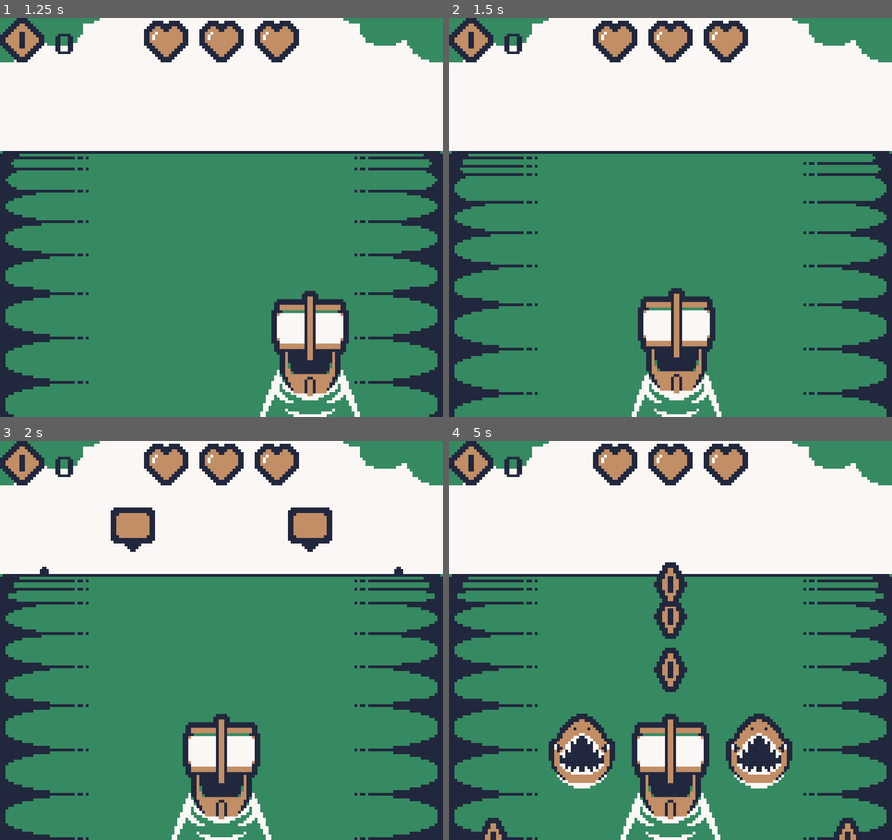
Above: before the commit, frames 1-4 (two rows, left to right).
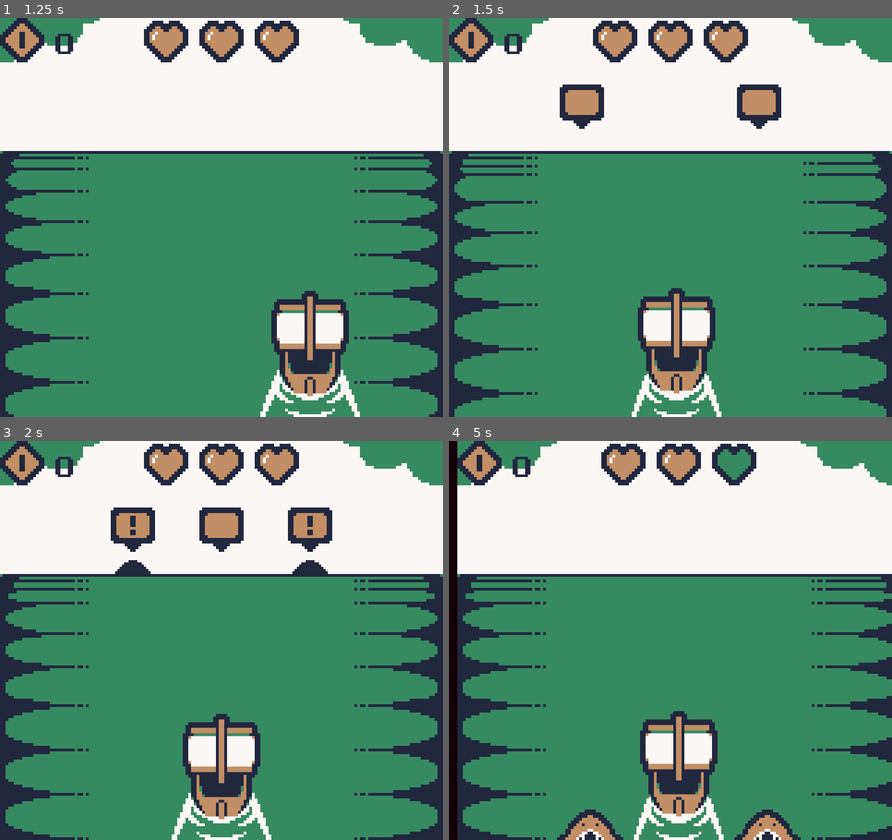
Above: after the commit, the same moments.

Repository: dr4ghs/GBJAM14
Game: Godot game, scene res://Scenes/play_scene.tscn
The game is run twice, just before and just after one commit, with the same random seed, the same clock (stepped at 60 frames per second) and the same inputs. This scene is started directly instead of the project's main scene.
Inputs:
- Up to frame 1 (1.25 s): hold Right (steer_right) from 0.53 s (still down)
- Up to frame 2 (1.5 s): release Right (steer_right) at 1.28 s; hold Left (steer_left) from 1.28 s (still down)
- Up to frame 3 (2 s): keep holding Left (steer_left)
- Up to frame 4 (5 s): release Left (steer_left) at 2.03 s; hold Right (steer_right) 2.03-3.53 s; hold Left (steer_left) from 3.53 s (still down)

Frame 1 is identical in both runs. In frame 2, 1.9% of the frame differs, in the area x 25-75%, y 16-28%; in frame 3, 1.5%; in frame 4, 19%, in the area x 0-100%, y 0-100%.

Commit message:
Implemented camera shake on damage taken

Diff:
--- a/Scenes/Prefabs/player_ship.tscn
+++ b/Scenes/Prefabs/player_ship.tscn
@@ -35,6 +35,48 @@
 "update": 1,
 "values": []
 }
+tracks/2/type = "value"
+tracks/2/imported = false
+tracks/2/enabled = true
+tracks/2/path = NodePath("Graphics:modulate:a")
+tracks/2/interp = 1
+tracks/2/loop_wrap = true
+tracks/2/keys = {
+"times": PackedFloat32Array(0),
+"transitions": PackedFloat32Array(1),
+"update": 1,
+"values": [1.0]
+}
+
+[sub_resource type="Animation" id="Animation_24gcl"]
+resource_name = "damaged"
+length = 1.2
+tracks/0/type = "value"
+tracks/0/imported = false
+tracks/0/enabled = true
+tracks/0/path = NodePath("Graphics:modulate:a")
+tracks/0/interp = 1
+tracks/0/loop_wrap = true
+tracks/0/keys = {
+"times": PackedFloat32Array(0, 0.1, 0.2, 0.3, 0.4, 0.5, 0.6, 0.7, 0.8, 0.9, 1, 1.1, 1.2),
+"transitions": PackedFloat32Array(1, 1, 1, 1, 1, 1, 1, 1, 1, 1, 1, 1, 1),
+"update": 1,
+"values": [1.0, 0.0, 1.0, 0.0, 1.0, 0.0, 1.0, 0.0, 1.0, 0.0, 1.0, 0.0, 1.0]
+}
+tracks/1/type = "method"
+tracks/1/imported = false
+tracks/1/enabled = true
+tracks/1/path = NodePath(".")
+tracks/1/interp = 1
+tracks/1/loop_wrap = true
+tracks/1/keys = {
+"times": PackedFloat32Array(1.2),
+"transitions": PackedFloat32Array(1),
+"values": [{
+"args": [],
+"method": &"on_damaged_anim_end"
+}]
+}
 
 [sub_resource type="Animation" id="Animation_pakvq"]
 resource_name = "ship_idle"
@@ -67,6 +109,7 @@
 [sub_resource type="AnimationLibrary" id="AnimationLibrary_knw1p"]
 _data = {
 &"RESET": SubResource("Animation_j1m55"),
+&"damaged": SubResource("Animation_24gcl"),
 &"ship_idle": SubResource("Animation_pakvq")
 }
 
--- a/Scenes/play_scene.tscn
+++ b/Scenes/play_scene.tscn
@@ -8,12 +8,12 @@
 [ext_resource type="PackedScene" uid="uid://dqfu4rshct0w1" path="res://Scenes/Prefabs/player_ship.tscn" id="5_616no"]
 [ext_resource type="Script" uid="uid://i7xq76g5pvbb" path="res://Scripts/UI/health_bar.gd" id="5_ivbpn"]
 [ext_resource type="Texture2D" uid="uid://dsojiqq6ktrwu" path="res://Assets/Sprites/hearts.png" id="6_io55t"]
+[ext_resource type="Script" uid="uid://yfhna855ntn1" path="res://Scripts/play_scene_camera_controller.gd" id="9_j3qlu"]
 [ext_resource type="Texture2D" uid="uid://c4t06lg00gjy" path="res://Assets/Sprites/coin.png" id="10_knw1p"]
 [ext_resource type="Script" uid="uid://cgsv7pym7c47w" path="res://Scripts/entities_spawner.gd" id="11_knw1p"]
 [ext_resource type="Script" uid="uid://dxrsmg2rofqnv" path="res://Scripts/Resources/spawn_pattern.gd" id="12_j3qlu"]
 [ext_resource type="Script" uid="uid://buq1dvdvcbo5g" path="res://Scripts/Resources/spawn_entry.gd" id="13_fbpj1"]
 [ext_resource type="Script" uid="uid://dlc0aw4h320c2" path="res://Scripts/despawn_area.gd" id="13_io55t"]
-[ext_resource type="Resource" uid="uid://csijcc10nc2mj" path="res://Assets/Resources/coin_entity.tres" id="14_3cjv5"]
 [ext_resource type="Resource" uid="uid://qulyym73n8fl" path="res://Assets/Resources/shark_entity.tres" id="15_2kn3l"]
 
 [sub_resource type="AtlasTexture" id="AtlasTexture_ivbpn"]
@@ -74,53 +74,64 @@
 &"default": SubResource("Animation_knw1p")
 }
 
-[sub_resource type="Resource" id="Resource_45wvb"]
-script = ExtResource("13_fbpj1")
-entity = ExtResource("14_3cjv5")
-lane = 0
-metadata/_custom_type_script = "uid://buq1dvdvcbo5g"
-
-[sub_resource type="Resource" id="Resource_cp8yn"]
-script = ExtResource("13_fbpj1")
-entity = ExtResource("14_3cjv5")
-lane = 4
-metadata/_custom_type_script = "uid://buq1dvdvcbo5g"
-
-[sub_resource type="Resource" id="Resource_j3qlu"]
+[sub_resource type="Animation" id="Animation_j3qlu"]
+length = 0.001
+tracks/0/type = "value"
+tracks/0/imported = false
+tracks/0/enabled = true
+tracks/0/path = NodePath(".:offset:x")
+tracks/0/interp = 1
+tracks/0/loop_wrap = true
+tracks/0/keys = {
+"times": PackedFloat32Array(0),
+"transitions": PackedFloat32Array(1),
+"update": 1,
+"values": [0.0]
+}
+
+[sub_resource type="Animation" id="Animation_45wvb"]
+resource_name = "shake"
+length = 0.6
+tracks/0/type = "value"
+tracks/0/imported = false
+tracks/0/enabled = true
+tracks/0/path = NodePath(".:offset:x")
+tracks/0/interp = 1
+tracks/0/loop_wrap = true
+tracks/0/keys = {
+"times": PackedFloat32Array(0, 0.1, 0.2, 0.3, 0.4, 0.5, 0.6),
+"transitions": PackedFloat32Array(1, 1, 1, 1, 1, 1, 1),
+"update": 1,
+"values": [-3.0, 3.0, -2.0, 2.0, -1.0, 1.0, 0.0]
+}
+
+[sub_resource type="AnimationLibrary" id="AnimationLibrary_j3qlu"]
+_data = {
+&"RESET": SubResource("Animation_j3qlu"),
+&"shake": SubResource("Animation_45wvb")
+}
+
+[sub_resource type="Resource" id="Resource_fbpj1"]
 script = ExtResource("13_fbpj1")
 entity = ExtResource("15_2kn3l")
 lane = 1
-distance = 1.0
 metadata/_custom_type_script = "uid://buq1dvdvcbo5g"
 
-[sub_resource type="Resource" id="Resource_fbpj1"]
+[sub_resource type="Resource" id="Resource_3cjv5"]
 script = ExtResource("13_fbpj1")
 entity = ExtResource("15_2kn3l")
 lane = 3
+metadata/_custom_type_script = "uid://buq1dvdvcbo5g"
+
+[sub_resource type="Resource" id="Resource_2kn3l"]
+script = ExtResource("13_fbpj1")
+entity = ExtResource("15_2kn3l")
 distance = 1.0
 metadata/_custom_type_script = "uid://buq1dvdvcbo5g"
 
-[sub_resource type="Resource" id="Resource_3cjv5"]
-script = ExtResource("13_fbpj1")
-entity = ExtResource("14_3cjv5")
-distance = 2.0
-metadata/_custom_type_script = "uid://buq1dvdvcbo5g"
-
-[sub_resource type="Resource" id="Resource_2kn3l"]
-script = ExtResource("13_fbpj1")
-entity = ExtResource("14_3cjv5")
-distance = 3.0
-metadata/_custom_type_script = "uid://buq1dvdvcbo5g"
-
-[sub_resource type="Resource" id="Resource_8n5jp"]
-script = ExtResource("13_fbpj1")
-entity = ExtResource("14_3cjv5")
-distance = 4.0
-metadata/_custom_type_script = "uid://buq1dvdvcbo5g"
-
-[sub_resource type="Resource" id="Resource_3wskg"]
+[sub_resource type="Resource" id="Resource_j3qlu"]
 script = ExtResource("12_j3qlu")
-entities = Array[ExtResource("13_fbpj1")]([SubResource("Resource_45wvb"), SubResource("Resource_cp8yn"), SubResource("Resource_j3qlu"), SubResource("Resource_fbpj1"), SubResource("Resource_3cjv5"), SubResource("Resource_2kn3l"), SubResource("Resource_8n5jp")])
+entities = Array[ExtResource("13_fbpj1")]([SubResource("Resource_fbpj1"), SubResource("Resource_3cjv5"), SubResource("Resource_2kn3l")])
 metadata/_custom_type_script = "uid://dxrsmg2rofqnv"
 
 [sub_resource type="SegmentShape2D" id="SegmentShape2D_loj0l"]
@@ -216,10 +227,14 @@
 
 [node name="Camera2D" type="Camera2D" parent="." unique_id=1155018366]
 position = Vector2(80, 72)
+script = ExtResource("9_j3qlu")
+
+[node name="AnimationPlayer" type="AnimationPlayer" parent="Camera2D" unique_id=602952602]
+libraries/ = SubResource("AnimationLibrary_j3qlu")
 
 [node name="EntitiesSpawner" type="Node2D" parent="." unique_id=1555581684]
 script = ExtResource("11_knw1p")
-pattern = Array[ExtResource("12_j3qlu")]([SubResource("Resource_3wskg")])
+pattern = Array[ExtResource("12_j3qlu")]([SubResource("Resource_j3qlu")])
 
 [node name="DespawnArea" type="Area2D" parent="." unique_id=1608426840]
 collision_layer = 512
@@ -236,6 +251,7 @@
 
 [connection signal="area_entered" from="DespawnArea" to="DespawnArea" method="_on_area_entered"]
 [connection signal="damage_taken" from="PlayerShip" to="Canvas Layer/HealthBar/Layout" method="on_damage_taken"]
+[connection signal="damage_taken" from="PlayerShip" to="Camera2D" method="screen_shake"]
 [connection signal="damage_taken" from="PlayerShip" to="PlayerShip" method="_on_damage_taken"]
 [connection signal="gold_taken" from="PlayerShip" to="Canvas Layer/Golds/Layout/Label" method="on_gold_taken"]
 [connection signal="gold_taken" from="PlayerShip" to="PlayerShip" method="_on_gold_taken"]
--- /dev/null
+++ b/Scripts/play_scene_camera_controller.gd
@@ -0,0 +1,6 @@
+extends Camera2D
+
+@onready var anim_player: AnimationPlayer = $AnimationPlayer;
+
+func screen_shake(_damage: int) -> void:
+	anim_player.play("shake")
--- a/Scripts/ship.gd
+++ b/Scripts/ship.gd
@@ -13,9 +13,14 @@
 
 var _gold: int;
 var _curr_lane: int = 2;
+var damaged: bool;
 
 func gold() -> int:
 	return _gold;
+
+func on_damaged_anim_end() -> void:
+	animation_player.play("ship_idle");
+	damaged = false;
 
 func _process(delta: float) -> void:
 	if Input.is_action_just_pressed("steer_left"):
@@ -29,10 +34,13 @@
 func _on_area_entered(obstacle: Entity) -> void:
 	if z_index > obstacle.z_index: return;
 
-	if obstacle.is_damaging:
+	if obstacle.is_damaging and not damaged:
 		_health -= obstacle.damage()
 		if (_health <= 0): death.emit();
-		else: damage_taken.emit(_health);
+		else:
+			damaged = true;
+			animation_player.play("damaged");
+			damage_taken.emit(_health);
 	if obstacle.is_gold:
 		_gold += obstacle.gold()
 		coin.stop();
Not shown, added: Scripts/play_scene_camera_controller.gd.uid
